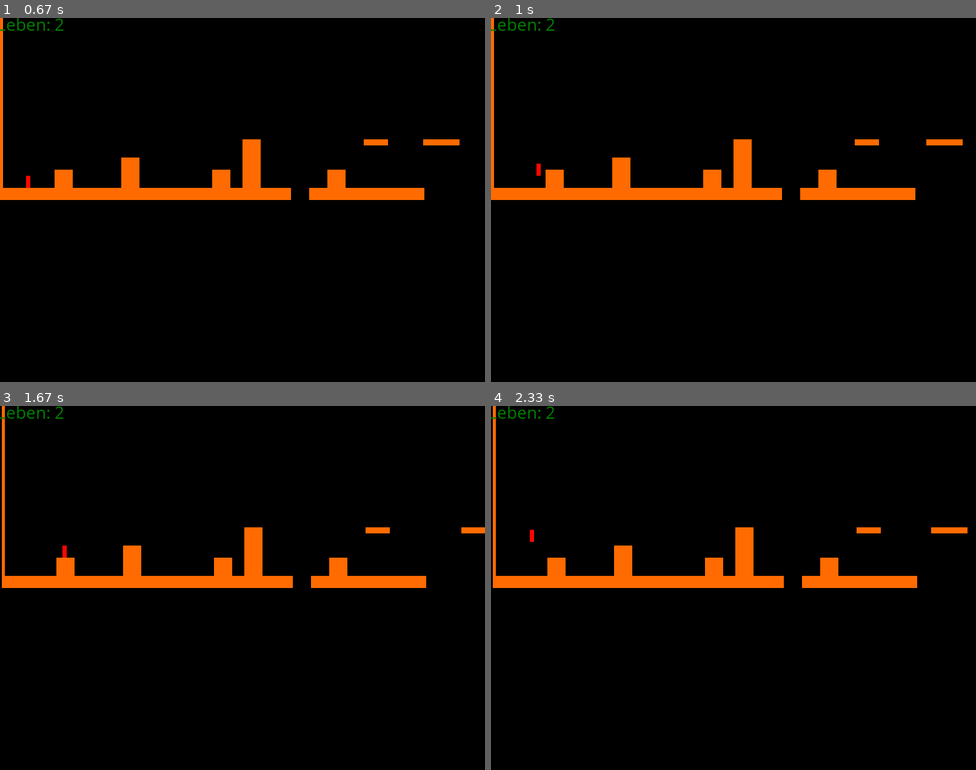
Above: before the commit, frames 1-4 (two rows, left to right).
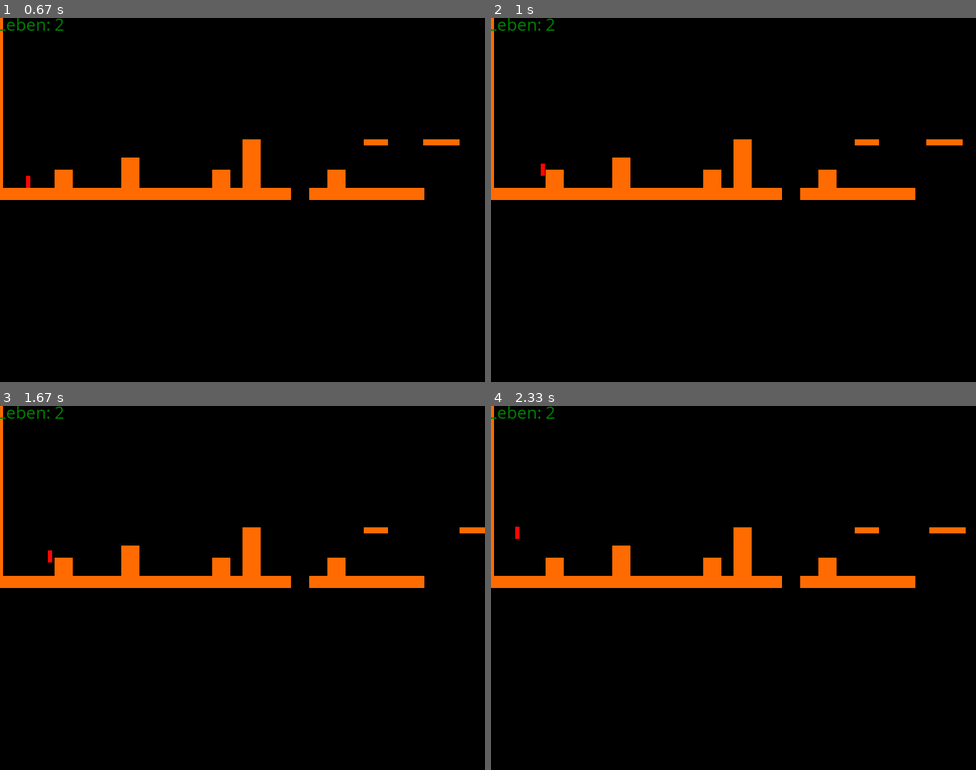
Above: after the commit, the same moments.

Repository: MetalsKiller64/py-games
Game: pygame game, started from sidescroller/sidescroller.py
The game is run twice, just before and just after one commit, with the same random seed, the same clock (stepped at 60 frames per second) and the same inputs.
Inputs:
- Up to frame 1 (0.67 s): hold Right from 0.33 s (still down)
- Up to frame 2 (1 s): release Right at 0.8 s; hold Right from 0.83 s (still down); tap Space at 0.9 s
- Up to frame 3 (1.67 s): tap Space at 1.2, 1.4 s; release Right at 1.3 s; hold Left from 1.33 s (still down)
- Up to frame 4 (2.33 s): tap Space at 1.7, 1.97, 2.3 s; release Left at 1.87 s; hold Down 1.9-2.2 s; hold Left from 2.23 s (still down)

Frame 1 is identical in both runs. In frame 2, less than 0.1% of the frame differs, in the area x 9-12%, y 40-44%; in frame 3, 0.7%; in frame 4, 0.8%, in the area x 0-99%, y 0-50%.

Commit message:
changed player acceleration when airborne

Diff:
--- a/sidescroller/sidescroller.py
+++ b/sidescroller/sidescroller.py
@@ -43,6 +43,7 @@
 		self.speed_max = 3
 		self.fall_speed_max = 4
 		self.sprint_max = 6
+		self.air_speed_max = 2
 		self.sprinting = False
 		self.colliding = {"left": False, "right": False, "top": False, "bottom": False}
 		self.frame = 0
@@ -93,10 +94,10 @@
 		pressed = pygame.key.get_pressed()
 		if not self.sprinting:
 			for direction in self.speed:
-				if direction == "left" or direction == "right":
+				if direction == "left" or direction == "right" and not self.jumping and not self.falling:
 					if self.speed[direction] > 3:
 						self.speed[direction] -= 1
-		if not pressed[pygame.K_LEFT] and not pressed[pygame.K_RIGHT] and self.frame < self.speed_rate:
+		if not pressed[pygame.K_LEFT] and not pressed[pygame.K_RIGHT] and self.frame < self.speed_rate and not self.jumping and not self.falling:
 			for direction in self.speed:
 				if direction == "left" or direction == "right":
 					if self.speed[direction] > 0:
@@ -111,6 +112,8 @@
 			print ("shift")
 			self.sprinting = True
 			speed_max = self.sprint_max
+		if self.jumping or self.falling:
+			speed_max = self.air_speed_max
 
 		if pressed[pygame.K_SPACE] and not self.jumping and not self.falling:
 			if not self.jump_block:
@@ -320,7 +323,8 @@
 				speed = self.speed["left"]
 			new_x = self.rect.x - speed
 			speed, collision_object = self.check_path("left", speed, [new_x, self.rect.y])
-			print ("moving left: %d %s" % (speed, str(collision_object)))
+			#print ("moving left: %d %s" % (speed, str(collision_object)))
+			self.speed[direction] = speed
 			self.rect.x -= speed
 			self.level_pos_x -= speed
 			hitbox.rect.x -= speed
@@ -338,7 +342,8 @@
 				speed = self.speed["right"]
 			new_x = self.rect.x + speed
 			speed, collision_object = self.check_path("right", speed, [new_x, self.rect.y])
-			print ("moving right: %d %s" % (speed, str(collision_object)))
+			#print ("moving right: %d %s" % (speed, str(collision_object)))
+			self.speed[direction] = speed
 			self.rect.x += speed
 			self.level_pos_x += speed
 			hitbox.rect.x += speed
